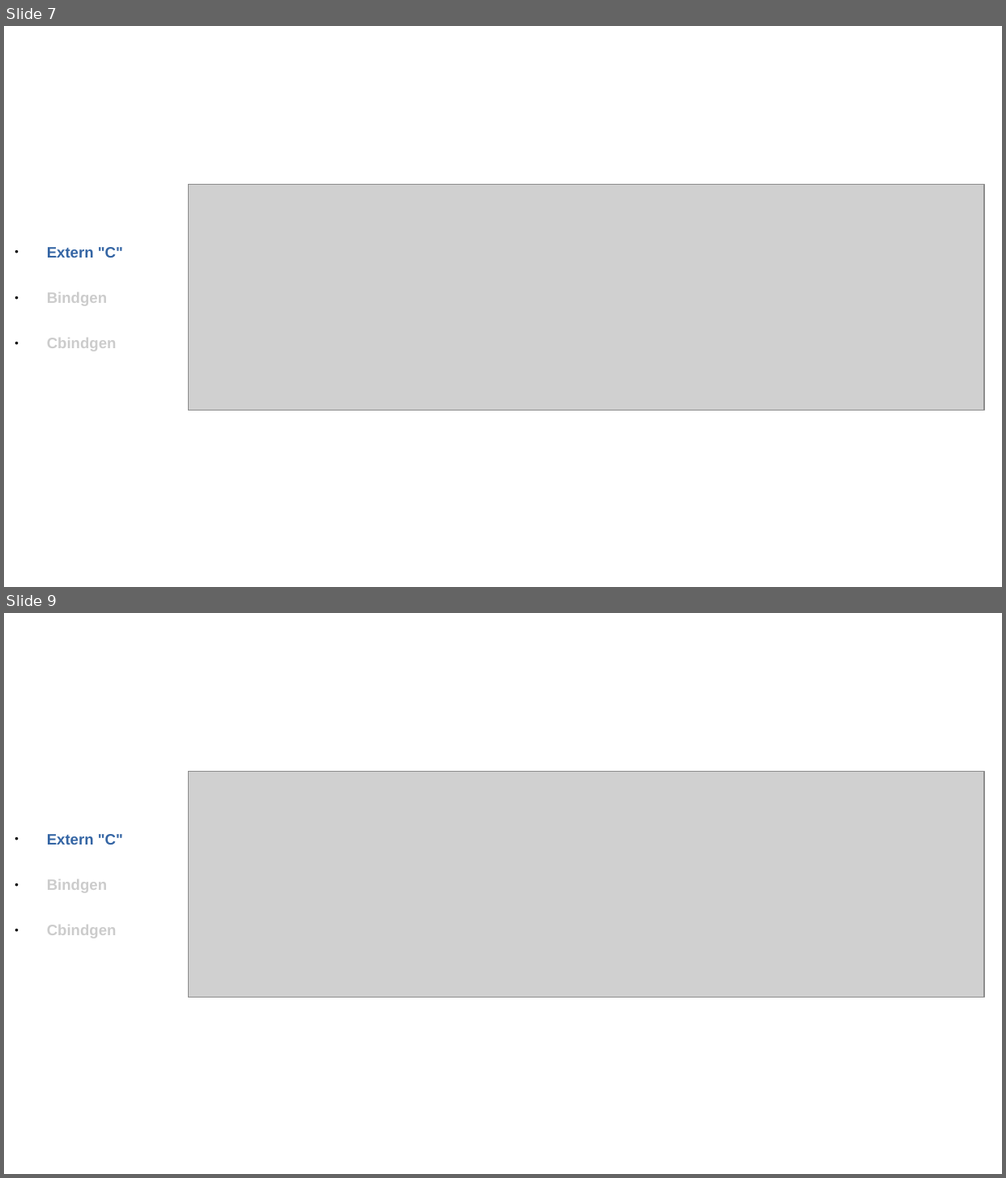
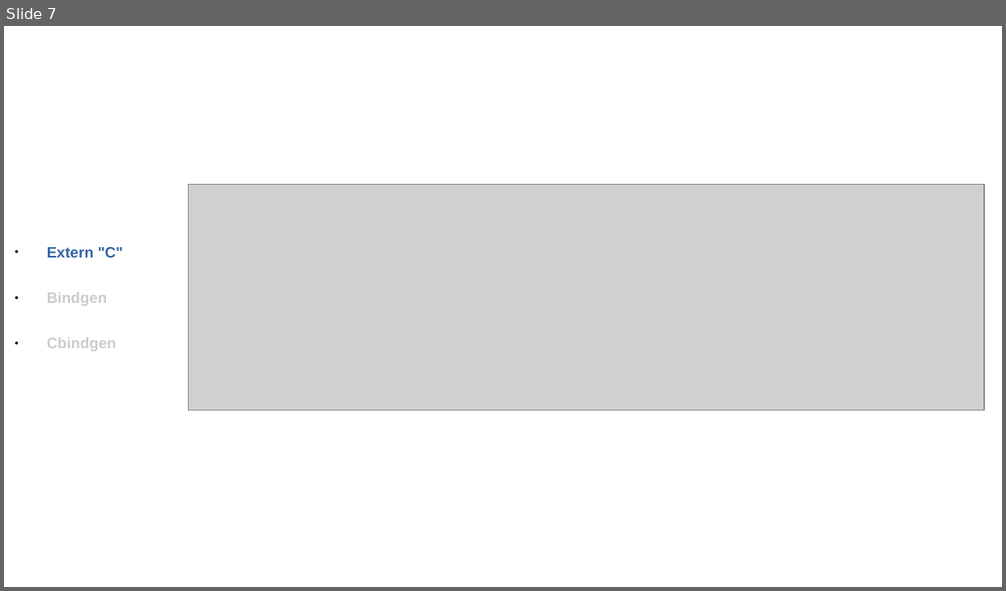
Before and after one commit to kamallearner123/RustTraining_June08, a slide deck: Slides/FFI_bindgen_cbindgen.odp. Shown one above the other, each under a label of ours: slides 7 and 9 before the commit, slide 7 after it; the slides between them are not shown. The pictures are 1006x1178 and 1006x591 pixels, drawn with LibreOffice and Linux fonts; fonts in the diff are those of the drawing; grey boxes stand for pictures. Boxes give left, top, right and bottom in pixels: in the first picture for what was removed or moved away, otherwise in the second. Text is boxed around its words. In the diff, an @@ line names an element or a change of style, - is before the commit and + after.

```diff
--- a/Slides/FFI_bindgen_cbindgen.odp
+++ b/Slides/FFI_bindgen_cbindgen.odp
@@ slide 9 removed at <box>4,613,1002,1174</box>, background #FFFFFF @@
@@ picture removed at <box>188,772,984,998</box> @@
@@ text removed at <box>47,834,123,939</box> @@
-● Extern "C"
-● Bindgen
-● Cbindgen
```
Also in this commit, not shown: 1 slide changed, 1 other slide removed, 1 other file.
